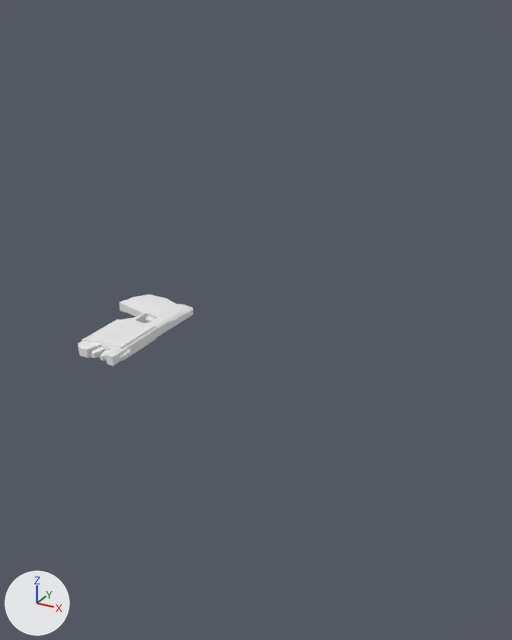
Before and after pictures for a commit that changed the FBX model Assets/03. Prefabs/ModelPrefabs/agente022_skin.fbx.
Before and after are seen from a camera (50 mm lens) standing at (1.72, -4.18, 4.03) and looking at (-0.44, -0.26, 2.07). The lights are fixed; the arrows at lower left show +X, +Y and +Z. Where no turn or scale is listed for an object, it has been applied to the vertices.

Names of what the first picture shows: 'Taser'.
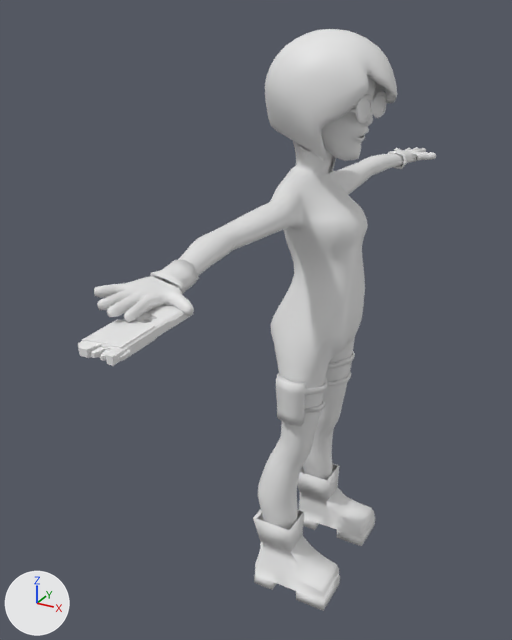
Boxes (x1, y1, x2, y2) around the edits, measured in the pictures (512 x 640 px):
```json
{"object": "CUERPO", "change": "added", "after": [94, 29, 436, 611]}
```

Edits to the scene script, one JSON object a line:
```json
{"op": "add", "block": "mat_agente22_001", "code": ["mat_agente22_001 = principled_material('AGENTE22.001')", "mat_agente22_001.base_color = (0.8, 0.8, 0.8)  # white #e7e7e7"]}
{"op": "add", "block": "me_cube_015", "code": ["me_cube_015 = bpy.data.meshes.new('Cube.015')", "me_cube_015.from_pydata(...)  # 8001 vertices, 7866 faces; spans x -0.48..0.34, y -2.12..2.11, z 0.01..3.92", "me_cube_015.materials.append(mat_agente22_001)  # its picture is missing"]}
{"op": "add", "block": "ob_cuerpo", "code": ["ob_cuerpo = bpy.data.objects.new('CUERPO', me_cube_015)", "ob_cuerpo.location = (0.0, 0.0, 0.0)"]}
```
